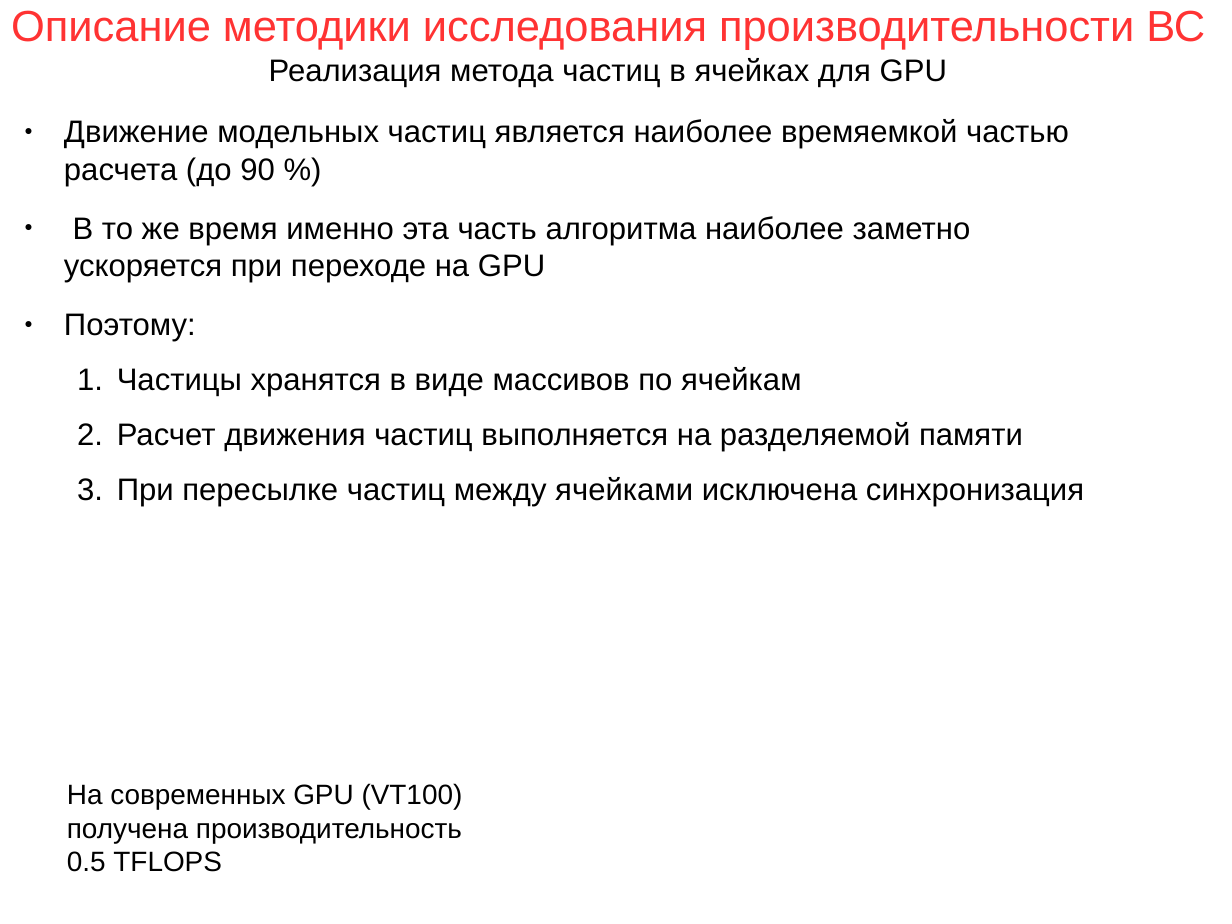
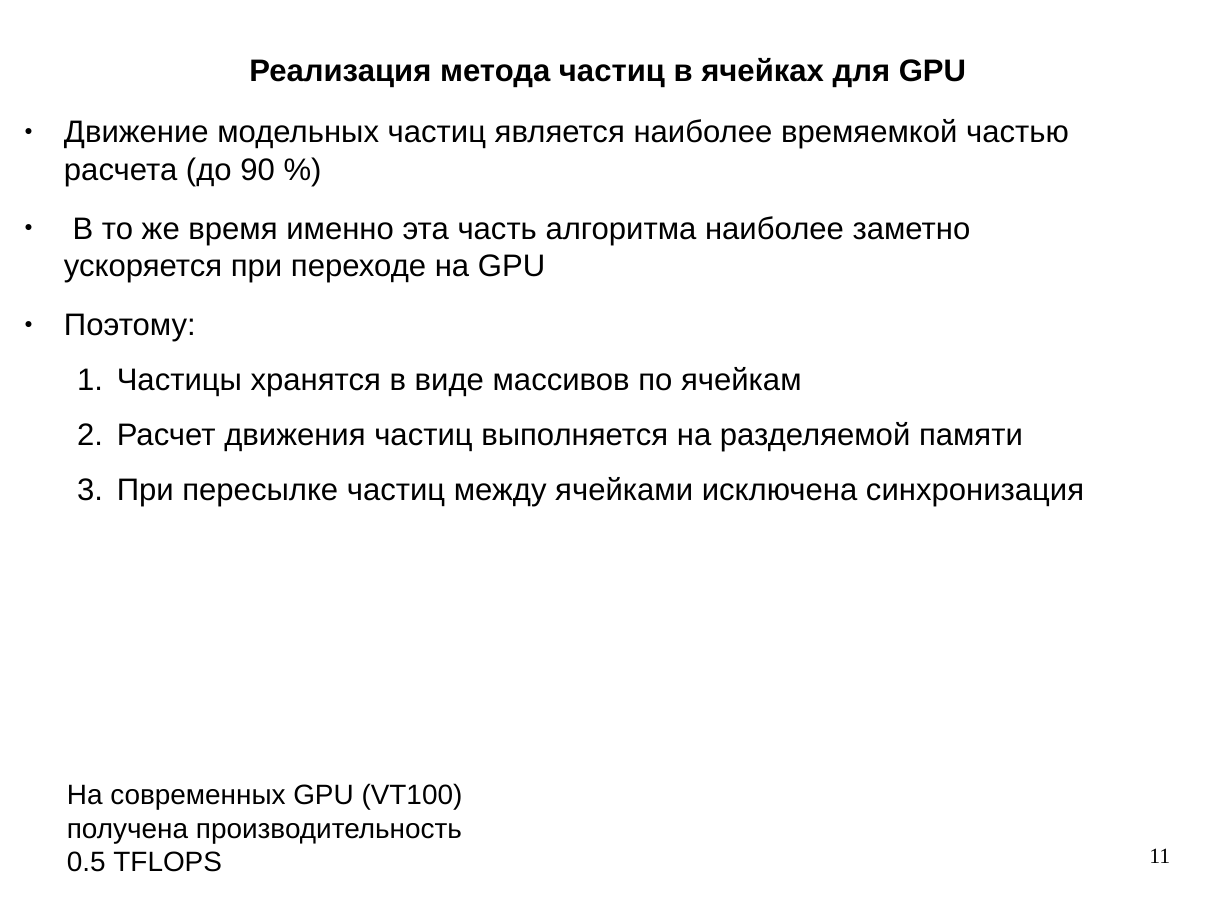
Before and after one commit to snytav/Russian-Phd-LaTeX-Dissertation-Template, a slide deck: slide 11 of Presentation/presentation_SnytnikovAV.odp (slide 16 before the commit). Drawn at 1232x924 pixels with LibreOffice and Linux fonts; fonts in the diff are those of the drawing. Boxes give left, top, right and bottom in pixels: in the first picture for what was removed or moved away, otherwise in the second. Text is boxed around its words. In the diff, an @@ line names an element or a change of style, - is before the commit and + after.

```diff
--- a/Presentation/presentation_SnytnikovAV.odp
+++ b/Presentation/presentation_SnytnikovAV.odp
@@ title at (x1=249, y1=58, x2=966, y2=87): text changed; size 28 to 20 pt; text colour #FF3333 to #000000; bold on @@
-Описание методики исследования производительности ВС
-Реализация метода частиц в ячейках для GPU
+Реализация метода частиц в ячейках для GPU
@@ page number added at (x1=1149, y1=848, x2=1170, y2=863), 14 pt, text #000000 @@
+11
```
Also in this commit, not shown: 27 other slides changed, 6 slides added, 24 slides removed, 4 other files.
